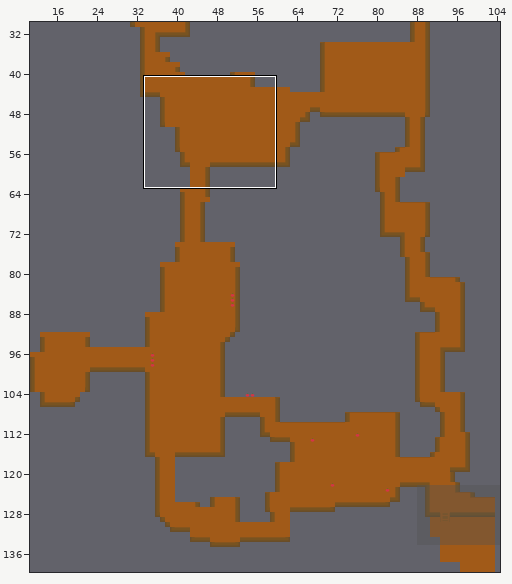
Tiled map -- assets/Tiled/map_part1.tmx. Above: a wide view before the commit, with the close-up outlined.
Close-up. The starting point:
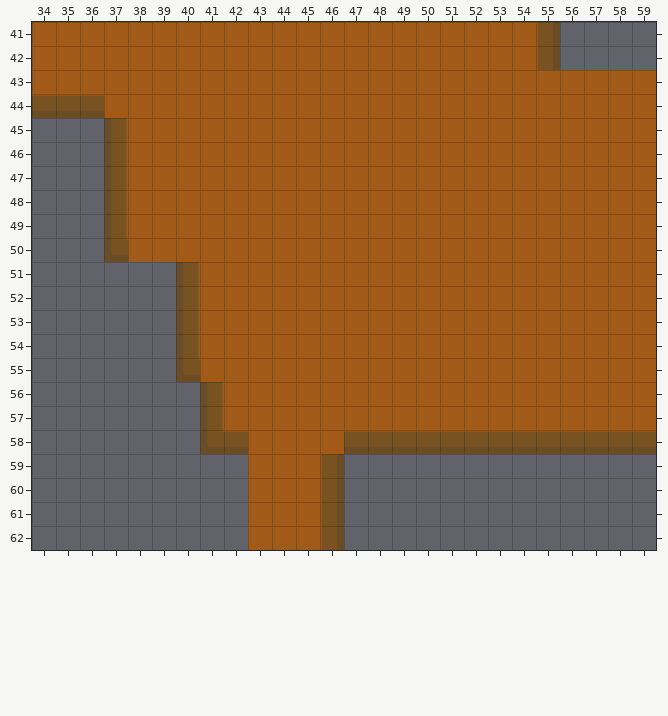
Cells are 32x32 px. Shown: x 34..59, y 41..62. The commit also changed other parts of the map, which this record leaves out. The old version is drawn lined up with the new one.
After:
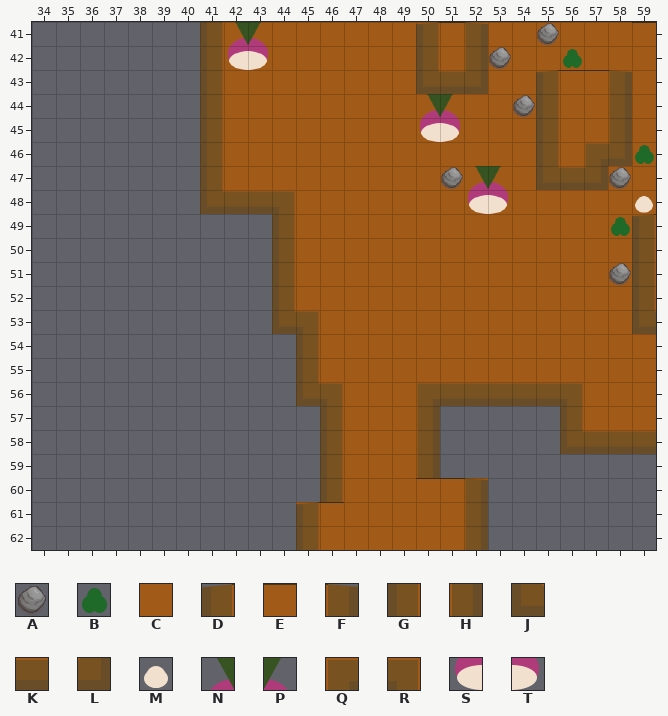
Key: from "tileset": A 3, B 4, C 324, D 365, E 366, F 367, G 401, H 403, J 437, K 438, L 439, M 468, N 469, P 470, Q 473, R 474, S 505, T 506.
_ is an empty cell, # one hidden under a higher layer, . an unchanged one.
Tiles of an added or newly shown layer are drawn over the layers below it.
Change:
map size 150x150 -> 105x145 cells (old content now starts at -46,-9; both pictures use the new coordinates)
--- layer "sol_layer"
@@ x 34..59 @@
-41 CCCCCCCC..............___.
-42 CCCCCCC...............____
-43 CCCCCCC...................
-44 ###CCCC...................
-45 ...#CCC...................
-46 ...#CCC...................
-47 ...#CCC...................
-48 ...#CCC...................
-49 ...#CCCCCC................
-50 ...#CCCCCC................
-51 ......#CCC................
-52 ......#CCC................
-53 ......#CCC................
-54 ......#CCCC...............
-55 ......#CCCC...............
-56 .......#CCC...............
-57 .......#CCCCC....CCCCCC...
-58 .......##CCCC....#####....
-59 .........CCC.___..........
-60 .........CCC.___.._.......
-61 .........CC.._____........
-62 .........CC.._____........
+41 ________..............CCC.
+42 _______...............CCCC
+43 _______...................
+44 _______...................
+45 ...____...................
+46 ...____...................
+47 ...____...................
+48 ...____...................
+49 ..._______................
+50 ..._______................
+51 ......____................
+52 ......____................
+53 ......____................
+54 ......_____...............
+55 ......_____...............
+56 .......____...............
+57 .......______....______...
+58 .......______...._____....
+59 .........___.CCC..........
+60 .........___.CCC..C.......
+61 .........__..CCCCC........
+62 .........__..CCCCC........
--- layer "murs_layer"
@@ x 34..59 @@
-41 ......._........___..H..._
-42 ......._........_._..H....
-43 ......._........___..____.
-44 KKK...._............._.._.
-45 ...G..._............._.._.
-46 ...G..._............._.__.
-47 ...G..._.............___..
-48 ...G...____...............
-49 ...G......_.............._
-50 ...J......_.............._
-51 ......G..._.............._
-52 ......G..._.............._
-53 ......G...__............._
-54 ......G...._..............
-55 ......J...._..............
-56 .......G...__..._______...
-57 .......G...._..._....._...
-58 .......JK..._KKKKKKKKKK...
-59 ............H..._.........
-60 ............H...___.......
-61 ..........._H....._.......
-62 ..........._H....._.......
+41 .......G........DEF.._...E
+42 .......G........G.H.._....
+43 .......G........JKL..DEEF.
+44 ___....G.............G..H.
+45 ..._...G.............G..H.
+46 ..._...G.............G.QL.
+47 ..._...G.............JKL..
+48 ..._...JKKR...............
+49 ..._......G..............D
+50 ..._......G..............G
+51 ......_...G..............G
+52 ......_...G..............G
+53 ......_...JR.............J
+54 ......_....G..............
+55 ......_....G..............
+56 ......._...JR...QKKKKKR...
+57 ......._....G...H.....G...
+58 .......__...G___H_____J...
+59 ............G...H.........
+60 ............G...EEF.......
+61 ...........DE.....H.......
+62 ...........G_.....H.......
--- layer "obstacle_layer" (added)
@@ x 42..56 @@
-41 __..........._.
-42 __........._.._
+41 NP...........A.
+42 ST.........A..B
@@ x 50..59 @@
-44 __.._.....
-45 __........
-46 ........._
-47 .___...._.
-48 ..__....._
-49 ........_.
+44 NP..A.....
+45 ST........
+46 .........B
+47 .ANP....A.
+48 ..ST.....M
+49 ........B.
@@ x 58..58 @@
-51 _
+51 A
Pixel boxes of the changes (left, top, right, bottom) in both close-ups:
changed: (32, 22, 656, 550)
